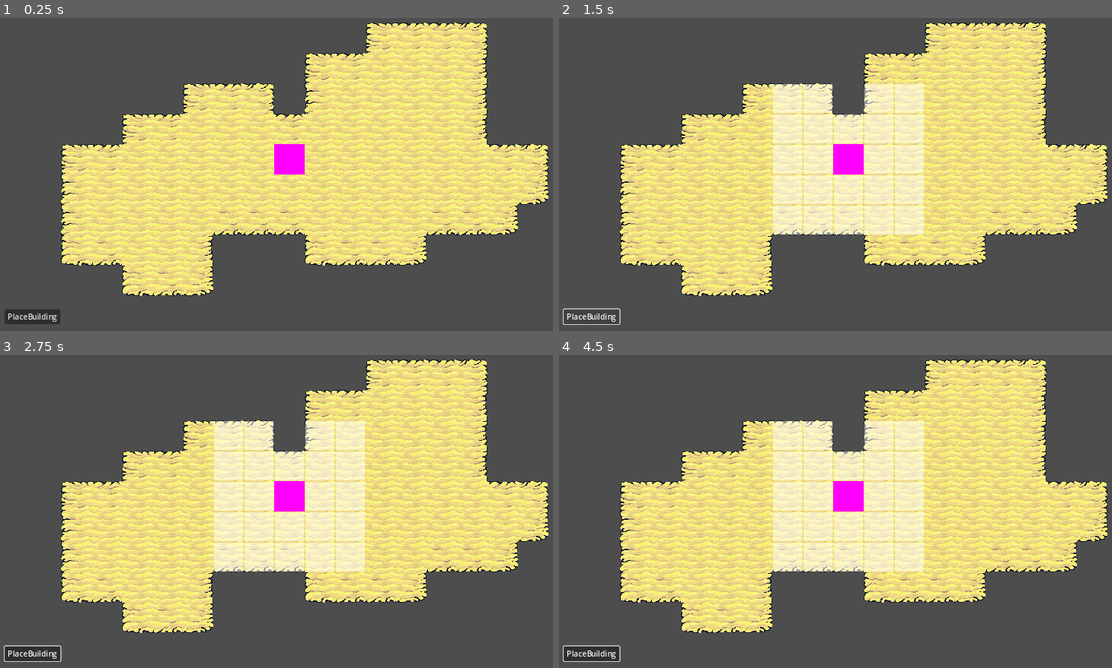
Above: before the commit, frames 1-4 (two rows, left to right).
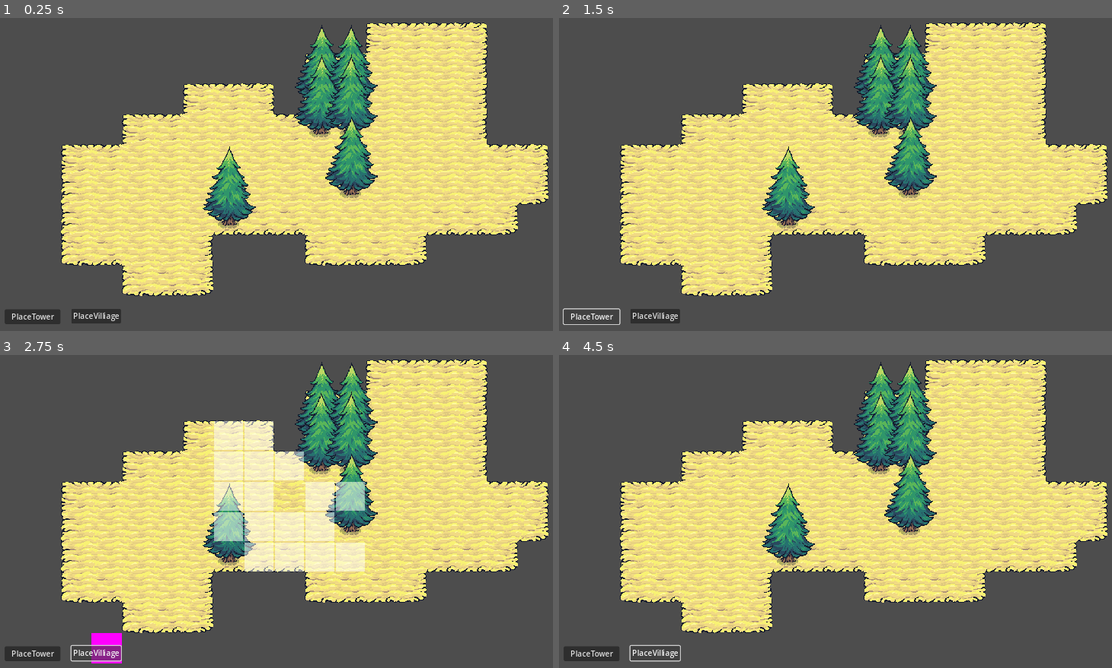
Above: after the commit, the same moments.

Repository: galaxy8691/learn_godot
Game: Godot game, scene res://scenes/main.tscn
The game is run twice, just before and just after one commit, with the same random seed, the same clock (stepped at 60 frames per second) and the same inputs.
Inputs (mouse positions are in pixels of both pictures, inside the frame that each line leads up to):
- Up to frame 1 (0.25 s): no input
- Up to frame 2 (1.5 s): click (592, 315) at 0.5 s, where only the run before the commit has a clickable "PlaceBuilding"; click (592, 315) at 1.25 s, where only the run after the commit has a clickable "PlaceTower"
- Up to frame 3 (2.75 s): click (94, 652) at 2 s, where only the run after the commit has a clickable "PlaceVilliage"
- Up to frame 4 (4.5 s): click (592, 652) at 2.75 s, where only the run before the commit has a clickable "PlaceBuilding"; click (592, 652) at 3.5 s, where only the run after the commit has a clickable "PlaceTower"; click (653, 652) at 4.25 s, where only the run after the commit has a clickable "PlaceVilliage"

The runs differ from the first frame. In frame 1, 7.0% of the frame differs, in the area x 1-69%, y 2-98%; in frame 2, 14%; in frame 3, 7.9%; in frame 4, 14%.

Commit message:
update to course 25

Diff:
--- a/assets/resources/tilemap_flat_tile_set.tres
+++ b/resources/base_tile_set.tres
@@ -1,9 +1,10 @@
-[gd_resource type="TileSet" load_steps=3 format=3 uid="uid://cqu8budwpj0hu"]
+[gd_resource type="TileSet" load_steps=5 format=3 uid="uid://cqu8budwpj0hu"]
 
-[ext_resource type="Texture2D" uid="uid://dw035shah6t3c" path="res://assets/tiles/tilemap_flat.png" id="1_hnx1l"]
+[ext_resource type="Texture2D" uid="uid://dw035shah6t3c" path="res://assets/tiles/tilemap_flat.png" id="1_ujnq3"]
+[ext_resource type="Texture2D" uid="uid://bwe2mn4sjgqqm" path="res://assets/resource/tree.png" id="2_b1g0t"]
 
 [sub_resource type="TileSetAtlasSource" id="TileSetAtlasSource_8uaa1"]
-texture = ExtResource("1_hnx1l")
+texture = ExtResource("1_ujnq3")
 texture_region_size = Vector2i(64, 64)
 5:0/0 = 0
 5:0/0/terrain_set = 0
@@ -102,6 +103,19 @@
 8:0/0/terrains_peering_bit/bottom_side = 0
 8:0/0/custom_data_0 = true
 
+[sub_resource type="TileSetAtlasSource" id="TileSetAtlasSource_rv0et"]
+texture = ExtResource("2_b1g0t")
+texture_region_size = Vector2i(192, 192)
+0:0/animation_columns = 4
+0:0/animation_mode = 1
+0:0/animation_frame_0/duration = 0.15
+0:0/animation_frame_1/duration = 0.15
+0:0/animation_frame_2/duration = 0.15
+0:0/animation_frame_3/duration = 0.15
+0:0/0 = 0
+0:0/0/texture_origin = Vector2i(0, 64)
+0:0/0/custom_data_1 = true
+
 [resource]
 tile_size = Vector2i(64, 64)
 terrain_set_0/mode = 2
@@ -109,4 +123,7 @@
 terrain_set_0/terrain_0/color = Color(0.365837, 0.732902, 0.489514, 1)
 custom_data_layer_0/name = "buildable"
 custom_data_layer_0/type = 1
+custom_data_layer_1/name = "wood"
+custom_data_layer_1/type = 1
 sources/0 = SubResource("TileSetAtlasSource_8uaa1")
+sources/1 = SubResource("TileSetAtlasSource_rv0et")
--- /dev/null
+++ b/resources/building_resource.gd
@@ -0,0 +1,6 @@
+extends Resource
+class_name BuildingResource
+
+@export var buildable_radius : int
+@export var resource_radius : int
+@export var packed_scene : PackedScene
--- a/assets/resources/hightlight_tile_set.tres
+++ b/resources/hightlight_tile_set.tres
@@ -6,6 +6,7 @@
 texture = ExtResource("1_hqtna")
 texture_region_size = Vector2i(64, 64)
 0:0/0 = 0
+1:0/0 = 0
 
 [resource]
 tile_size = Vector2i(64, 64)
--- /dev/null
+++ b/resources/tower_resource.tres
@@ -0,0 +1,10 @@
+[gd_resource type="Resource" script_class="BuildingResource" load_steps=3 format=3 uid="uid://cklcmxne7eoao"]
+
+[ext_resource type="Script" path="res://resources/building_resource.gd" id="1_l2hsg"]
+[ext_resource type="PackedScene" uid="uid://ope0u6bp77se" path="res://scenes/building/tower.tscn" id="1_lwab2"]
+
+[resource]
+script = ExtResource("1_l2hsg")
+buildable_radius = 2
+resource_radius = 0
+packed_scene = ExtResource("1_lwab2")
--- /dev/null
+++ b/resources/villiage_resource.tres
@@ -0,0 +1,10 @@
+[gd_resource type="Resource" script_class="BuildingResource" load_steps=3 format=3 uid="uid://cc1w8a1p7yjaa"]
+
+[ext_resource type="PackedScene" uid="uid://qlow08ah47eb" path="res://scenes/building/villiage.tscn" id="1_32uuh"]
+[ext_resource type="Script" path="res://resources/building_resource.gd" id="1_mwjql"]
+
+[resource]
+script = ExtResource("1_mwjql")
+buildable_radius = 0
+resource_radius = 1
+packed_scene = ExtResource("1_32uuh")
--- a/scenes/building/building.tscn
+++ /dev/null
@@ -1,13 +0,0 @@
-[gd_scene load_steps=3 format=3 uid="uid://ope0u6bp77se"]
-
-[ext_resource type="Texture2D" uid="uid://b3umnb4e176gd" path="res://assets/buildings/tower_blue.png" id="1_8pfch"]
-[ext_resource type="PackedScene" uid="uid://ix48ftnmiref" path="res://scenes/component/building_component.tscn" id="2_dus4h"]
-
-[node name="Building" type="Node2D"]
-
-[node name="Sprite2D" type="Sprite2D" parent="."]
-texture = ExtResource("1_8pfch")
-centered = false
-offset = Vector2(-32, -165)
-
-[node name="BuildingComponent" parent="." instance=ExtResource("2_dus4h")]
--- /dev/null
+++ b/scenes/building/tower.tscn
@@ -0,0 +1,16 @@
+[gd_scene load_steps=3 format=3 uid="uid://ope0u6bp77se"]
+
+[ext_resource type="PackedScene" uid="uid://ix48ftnmiref" path="res://scenes/component/building_component.tscn" id="1_g0mdf"]
+[ext_resource type="Texture2D" uid="uid://b3umnb4e176gd" path="res://assets/buildings/tower_blue.png" id="2_ye342"]
+
+[node name="Tower" type="Node2D"]
+y_sort_enabled = true
+
+[node name="BuildingComponent" parent="." instance=ExtResource("1_g0mdf")]
+buildable_radius = 1
+
+[node name="Sprite2D" type="Sprite2D" parent="."]
+position = Vector2(32, 32)
+texture = ExtResource("2_ye342")
+centered = false
+offset = Vector2(-64, -204)
--- /dev/null
+++ b/scenes/building/villiage.tscn
@@ -0,0 +1,17 @@
+[gd_scene load_steps=3 format=3 uid="uid://qlow08ah47eb"]
+
+[ext_resource type="PackedScene" uid="uid://ix48ftnmiref" path="res://scenes/component/building_component.tscn" id="1_aamqx"]
+[ext_resource type="Texture2D" uid="uid://u4mrj0mjyn6f" path="res://assets/buildings/house_blue.png" id="2_8qj1p"]
+
+[node name="Villiage" type="Node2D"]
+y_sort_enabled = true
+
+[node name="BuildingComponent" parent="." instance=ExtResource("1_aamqx")]
+resource_radius = 2
+
+[node name="Sprite2D" type="Sprite2D" parent="."]
+y_sort_enabled = true
+position = Vector2(32, 32)
+texture = ExtResource("2_8qj1p")
+centered = false
+offset = Vector2(-64, -142)
--- a/scenes/component/building_component.gd
+++ b/scenes/component/building_component.gd
@@ -1,6 +1,7 @@
 class_name BuildingComponent extends Node2D
 
 @export var buildable_radius : int
+@export var resource_radius : int
 
 # Called when the node enters the scene tree for the first time.
 func _ready() -> void:
--- a/scenes/main.gd
+++ b/scenes/main.gd
@@ -3,40 +3,78 @@
 
 # Called when the node enters the scene tree for the first time.
 var cursor : Sprite2D
-var building : PackedScene = load("res://scenes/building/building.tscn")
-var p_button : Button
+var tower : PackedScene = load("res://scenes/building/tower.tscn")
+var villiage : PackedScene = load("res://scenes/building/villiage.tscn")
+var p_tower_button : Button
+var p_villiage_button : Button
 var hover_grid_position : Vector2i = Vector2i.MAX
 var grid_manager : GridManager
-
+var ysort : Node2D
+var place_building_type = "tower" # tower or villiage
+var build_radius = 3
+var resource_radius = 3
+var current_building_instance = null;
 func _ready() -> void:
 	grid_manager = $GridManager
+	ysort = $YSort
 	cursor = $Cursor
 	cursor.visible = false
-	p_button = $PlaceBuildingButton
-	p_button.pressed.connect(on_press)
+	p_tower_button = $PlaceTowerButton
+	p_villiage_button = $PlaceVilliageButton
+	p_tower_button.pressed.connect(_on_place_tower_press)
+	p_villiage_button.pressed.connect(_on_place_villiage_press)
 
-func on_press():
+func _on_place_tower_press():
 	cursor.visible = !cursor.visible
 	grid_manager.clear_highlight_tile_maplayer()
-	grid_manager.highlight_buildable_area()
+	place_building_type = "tower"
+	current_building_instance = tower.instantiate()
+	_set_build_and_resource_radius(current_building_instance)
+
+func _on_place_villiage_press():
+	cursor.visible = !cursor.visible
+	grid_manager.clear_highlight_tile_maplayer()
+	place_building_type = "villiage"
+	current_building_instance = villiage.instantiate()
+	_set_build_and_resource_radius(current_building_instance)
+
+func _set_build_and_resource_radius(building_instance):
+	var builiding_component = building_instance.get_node("BuildingComponent")
+	build_radius = builiding_component.buildable_radius
+	resource_radius = builiding_component.resource_radius
 
 func _unhandled_input(event: InputEvent) -> void:
 	if cursor.visible && event.is_action_pressed("left_click") && hover_grid_position != Vector2i.MAX \
-	&& grid_manager.check_cell_is_in_buiding_area(hover_grid_position):
-		placce_building()
+	&& grid_manager.check_cell_is_in_buiding_area_and_not_occupied(hover_grid_position):
+		place_building(current_building_instance)
+		current_building_instance = null
 		cursor.visible = false
 
 
-
-func placce_building():
-
-	var building_instance = building.instantiate()
+func place_building(building_instance):
 	building_instance.global_position = hover_grid_position * 64
-	add_child(building_instance)
-
+	ysort.add_child(building_instance)
 	grid_manager.clear_highlight_tile_maplayer()
 
-func get_mouse_grid_cell_position() -> Vector2:
+# func place_villiage():
+# 	var building_instance = villiage.instantiate()
+# 	building_instance.global_position = hover_grid_position * 64
+# 	var builidjng_component = building_instance.get_node("BuildingComponent")
+# 	build_radius = builidjng_component.buildable_radius
+# 	resource_radius = builidjng_component.resource_radius
+# 	ysort.add_child(building_instance)
+# 	grid_manager.clear_highlight_tile_maplayer()
+
+# func place_tower():
+# 	var building_instance = tower.instantiate()
+# 	building_instance.global_position = hover_grid_position * 64
+# 	var builidjng_component = building_instance.get_node("BuildingComponent")
+# 	build_radius = builidjng_component.buildable_radius
+# 	resource_radius = builidjng_component.resource_radius
+# 	ysort.add_child(building_instance)
+# 	grid_manager.clear_highlight_tile_maplayer()
+
+func get_mouse_grid_cell_position() -> Vector2i:
 	var mouse_position = cursor.get_global_mouse_position()
 	var grid_position = mouse_position / 64
 	grid_position = grid_position.floor()
@@ -45,5 +83,8 @@
 # Called every frame. 'delta' is the elapsed time since the previous frame.
 func _process(delta: float) -> void:
 	hover_grid_position = get_mouse_grid_cell_position()
+	if(cursor.visible):
+		grid_manager.highlight_area(hover_grid_position, build_radius, resource_radius)
+
 	cursor.global_position = hover_grid_position * 64
 	#grid_manager.highlight_buildable_area()
--- a/scenes/main.tscn
+++ b/scenes/main.tscn
@@ -2,8 +2,8 @@
 
 [ext_resource type="Script" path="res://scenes/main.gd" id="1_us5cu"]
 [ext_resource type="PackedScene" uid="uid://chq1wkb67xouj" path="res://scenes/manager/grid_manager.tscn" id="2_1crcp"]
-[ext_resource type="TileSet" uid="uid://cqu8budwpj0hu" path="res://assets/resources/tilemap_flat_tile_set.tres" id="2_7sod3"]
-[ext_resource type="TileSet" uid="uid://intpdbjtuub4" path="res://assets/resources/hightlight_tile_set.tres" id="2_067as"]
+[ext_resource type="TileSet" uid="uid://cqu8budwpj0hu" path="res://resources/base_tile_set.tres" id="2_7sod3"]
+[ext_resource type="TileSet" uid="uid://intpdbjtuub4" path="res://resources/hightlight_tile_set.tres" id="2_067as"]
 [ext_resource type="PackedScene" uid="uid://dtg73td2ccona" path="res://scenes/building/base.tscn" id="5_i6tb1"]
 
 [sub_resource type="PlaceholderTexture2D" id="PlaceholderTexture2D_tvu2y"]
@@ -14,11 +14,23 @@
 
 [node name="GridManager" parent="." node_paths=PackedStringArray("highlight_tile_maplayer", "base_tile_maplayer") instance=ExtResource("2_1crcp")]
 highlight_tile_maplayer = NodePath("../HighlightTileMapLayer")
-base_tile_maplayer = NodePath("../BaseTileMapLayer")
+base_tile_maplayer = NodePath("../YSort/BaseTileMapLayer")
 
-[node name="BaseTileMapLayer" type="TileMapLayer" parent="."]
+[node name="YSort" type="Node2D" parent="."]
+y_sort_enabled = true
+
+[node name="BaseTileMapLayer" type="TileMapLayer" parent="YSort"]
+y_sort_enabled = true
 tile_map_data = PackedByteArray("AAAFAAQAAAAGAAAAAAAGAAQAAAAGAAEAAAAGAAMAAAAFAAAAAAAHAAMAAAAGAAAAAAAIAAMAAAAHAAAAAAAKAA …(1360 unchanged characters)…
 tile_set = ExtResource("2_7sod3")
+
+[node name="ResourceTileMapLayer" type="TileMapLayer" parent="YSort/BaseTileMapLayer"]
+y_sort_enabled = true
+tile_map_data = PackedByteArray("AAALAAYAAQAAAAAAAAALAAQAAQAAAAAAAAALAAMAAQAAAAAAAAAHAAcAAQAAAAAAAAAKAAQAAQAAAAAAAAAKAAMAAQAAAAAAAAA=")
+tile_set = ExtResource("2_7sod3")
+
+[node name="Base" parent="YSort" instance=ExtResource("5_i6tb1")]
+position = Vector2(576, 320)
 
 [node name="HighlightTileMapLayer" type="TileMapLayer" parent="."]
 modulate = Color(1, 1, 1, 0.513726)
@@ -28,13 +40,18 @@
 texture = SubResource("PlaceholderTexture2D_tvu2y")
 centered = false
 
-[node name="PlaceBuildingButton" type="Button" parent="."]
+[node name="PlaceTowerButton" type="Button" parent="."]
 offset_left = 10.0
 offset_top = 668.0
 offset_right = 127.0
 offset_bottom = 699.0
-text = "PlaceBuilding
+text = "PlaceTower
 "
 
-[node name="Base" parent="." instance=ExtResource("5_i6tb1")]
-position = Vector2(576, 320)
+[node name="PlaceVilliageButton" type="Button" parent="."]
+offset_left = 150.0
+offset_top = 667.0
+offset_right = 254.0
+offset_bottom = 698.0
+text = "PlaceVilliage
+"
--- a/scenes/manager/grid_manager.gd
+++ b/scenes/manager/grid_manager.gd
@@ -6,47 +6,100 @@
 @export var base_tile_maplayer : TileMapLayer
 
 var valid_buildable_cells = []
+var highlight_expand_cells = []
+var tile_maplayers = []
+var collected_resource = []
 func _ready() -> void:
 	GameEvent.instance.building_placed.connect(_on_building_placed)
+	tile_maplayers = _setup_tile_maplayers(base_tile_maplayer)
 
-func highlight_buildable_area():
-	clear_highlight_tile_maplayer()
-	var building_components = get_tree().get_nodes_in_group("building_component") as Array[BuildingComponent]
-	for building_component in building_components:
-		_update_highlight_tile_maplayer(building_component.get_grid_cell_position(), building_component.buildable_radius)
+# func highlight_buildable_area():
+# 	clear_highlight_tile_maplayer()
+# 	for cell in valid_buildable_cells:
+# 		highlight_tile_maplayer.set_cell(cell, 0,Vector2i(0,0))
 
-func _update_highlight_tile_maplayer(grid_vector : Vector2i, radius : int) -> void:
-	for x in range(grid_vector.x - radius, grid_vector.x + radius + 1):
-		for y in range(grid_vector.y-radius, grid_vector.y + radius + 1):
-			if !_check_cell_is_not_occupied(Vector2i(x,y)):
+func highlight_area(grid_vector: Vector2i, build_radius: int, resource_radius: int):
+	highlight_expand_cells.clear()
+	highlight_tile_maplayer.clear()
+	for x in range(grid_vector.x - build_radius, grid_vector.x + build_radius + 1):
+		for y in range(grid_vector.y-build_radius, grid_vector.y + build_radius + 1):
+			if !_check_cell_is_buildable_tile(Vector2i(x,y)):
 				continue
-			highlight_tile_maplayer.set_cell(Vector2i(x,y), 0,Vector2i(0,0))
+			highlight_expand_cells.append(Vector2i(x,y))
+	for x in range(grid_vector.x - resource_radius, grid_vector.x + resource_radius + 1):
+		for y in range(grid_vector.y-resource_radius, grid_vector.y + resource_radius + 1):
+			if !_check_cell_is_wood_tile(Vector2i(x,y)):
+				continue
+			var i = collected_resource.find(Vector2i(x,y))
+			if i == -1:
+				highlight_expand_cells.append(Vector2i(x,y))
+	for cell in highlight_expand_cells:
+		highlight_tile_maplayer.set_cell(cell, 0,Vector2i(1,0))
+	for cell in valid_buildable_cells:
+		highlight_tile_maplayer.set_cell(cell, 0,Vector2i(0,0))
 
-func update_valid_buildable_cells(buildable_compoent: BuildingComponent):
+func _check_cell_is_wood_tile(cell : Vector2i):
+	for tile_maplayer in tile_maplayers:
+		var custome_data = tile_maplayer.get_cell_tile_data(cell)
+		if custome_data == null:
+			continue
+		return custome_data.get_custom_data("wood")
+	return false
+
+func _update_collected_resource(buildable_compoent: BuildingComponent):
+	var root_cell = buildable_compoent.get_grid_cell_position()
+	for x in range(root_cell.x - buildable_compoent.resource_radius, root_cell.x + buildable_compoent.resource_radius + 1):
+		for y in range(root_cell.y - buildable_compoent.resource_radius, root_cell.y + buildable_compoent.resource_radius + 1):
+			if _check_cell_is_wood_tile(Vector2i(x,y)):
+				if collected_resource.find(Vector2i(x,y)) == -1:
+					collected_resource.append(Vector2i(x,y))
+
+# func _update_highlight_tile_maplayer(grid_vector : Vector2i, radius : int) -> void:
+# 	for x in range(grid_vector.x - radius, grid_vector.x + radius + 1):
+# 		for y in range(grid_vector.y-radius, grid_vector.y + radius + 1):
+# 			if !_check_cell_is_buildable_tile(Vector2i(x,y)):
+# 				continue
+# 			highlight_tile_maplayer.set_cell(Vector2i(x,y), 0,Vector2i(0,0))
+
+func _update_valid_buildable_cells(buildable_compoent: BuildingComponent):
 	#valid_buildable_cells.clear()
-	print(valid_buildable_cells)
 	var root_cell = buildable_compoent.get_grid_cell_position()
 	for x in range(root_cell.x - buildable_compoent.buildable_radius, root_cell.x + buildable_compoent.buildable_radius + 1):
 		for y in range(root_cell.y - buildable_compoent.buildable_radius, root_cell.y + buildable_compoent.buildable_radius + 1):
-			if _check_cell_is_not_occupied(Vector2i(x,y)) && !check_cell_is_in_buiding_area(Vector2i(x,y)):
+			if _check_cell_is_buildable_tile(Vector2i(x,y)) && !check_cell_is_in_buiding_area_and_not_occupied(Vector2i(x,y)):
 				valid_buildable_cells.append(Vector2i(x,y))
 				#highlight_tile_maplayer.set_cell(Vector2i(x,y), 0,Vector2i(0,0))
 
 func clear_highlight_tile_maplayer():
 	highlight_tile_maplayer.clear()
 
-func _check_cell_is_not_occupied(cell : Vector2i):
-	var custome_data = base_tile_maplayer.get_cell_tile_data(cell)
-	if custome_data == null:
-		return false
-	return custome_data.get_custom_data("buildable")
+func _check_cell_is_buildable_tile(cell : Vector2i):
+	for tile_maplayer in tile_maplayers:
+		var custome_data = tile_maplayer.get_cell_tile_data(cell)
+		if custome_data == null:
+			continue
+		return custome_data.get_custom_data("buildable")
+	return false
 
-func _add_building_to_building_area(building_component: BuildingComponent):
-	valid_buildable_cells.remove_at(valid_buildable_cells.find(building_component.get_grid_cell_position()))
 
-func check_cell_is_in_buiding_area(cell : Vector2i):
+func _setup_tile_maplayers(tile_maplayer : TileMapLayer) -> Array[TileMapLayer]:
+	var array : Array[TileMapLayer] = []
+	for child in tile_maplayer.get_children():
+		if child is TileMapLayer:
+			array.append_array(_setup_tile_maplayers(child))
+	array.append(tile_maplayer)
+	return array
+
+
+func _remove_building_from_building_area():
+	var building_components = get_tree().get_nodes_in_group("building_component") as Array[BuildingComponent]
+	for building in building_components:
+		valid_buildable_cells.remove_at(valid_buildable_cells.find(building.get_grid_cell_position()))
+
+func check_cell_is_in_buiding_area_and_not_occupied(cell : Vector2i):
 	return cell in valid_buildable_cells
 
 func _on_building_placed(building_component : BuildingComponent):
-	update_valid_buildable_cells(building_component)
-	_add_building_to_building_area(building_component)
+	_update_valid_buildable_cells(building_component)
+	_update_collected_resource(building_component)
+	_remove_building_from_building_area()
Binary file added: assets/buildings/house_blue.png
Not shown, added: assets/buildings/house_blue.png.import
Binary file added: assets/resource/tree.png
Not shown, added: assets/resource/tree.png.import
Binary file changed: assets/tiles/highlight_tile.png
